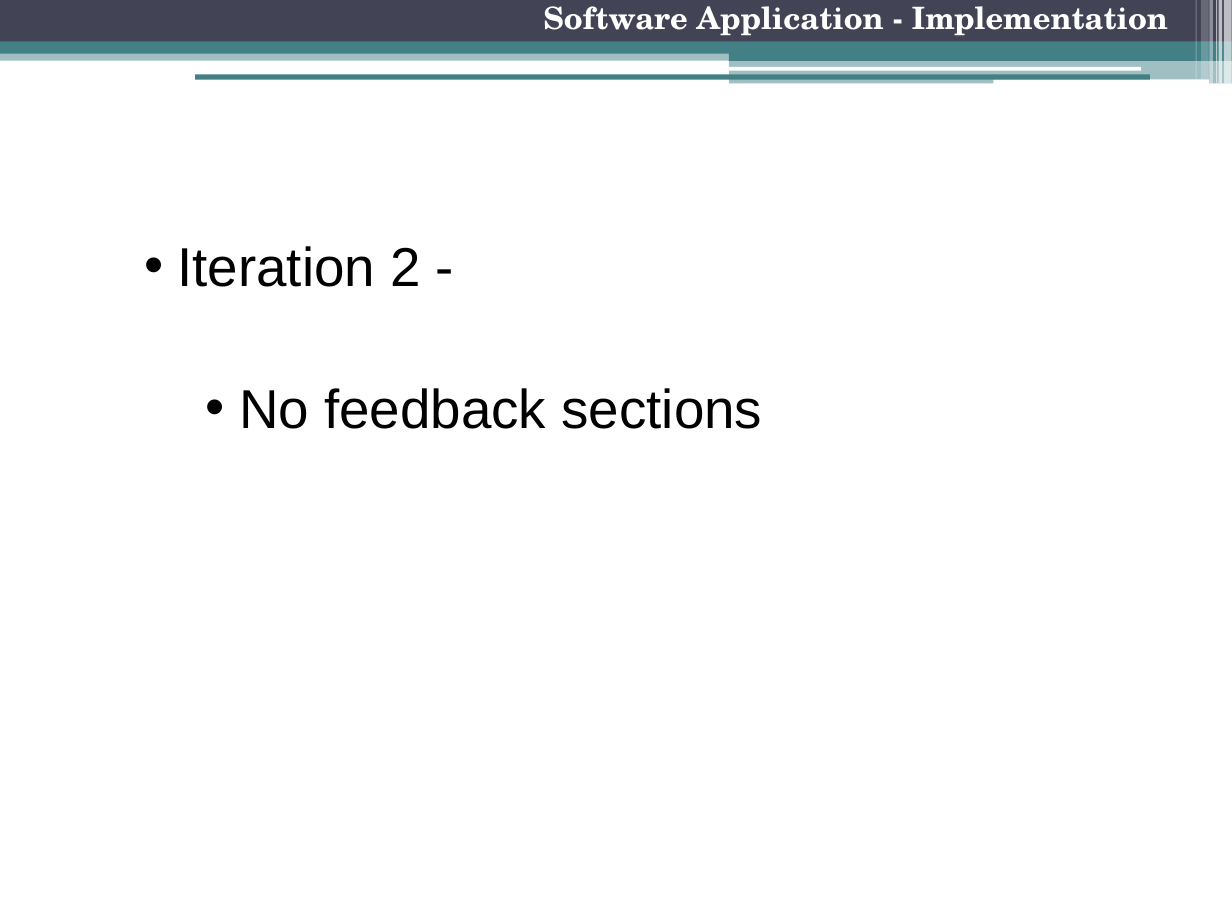
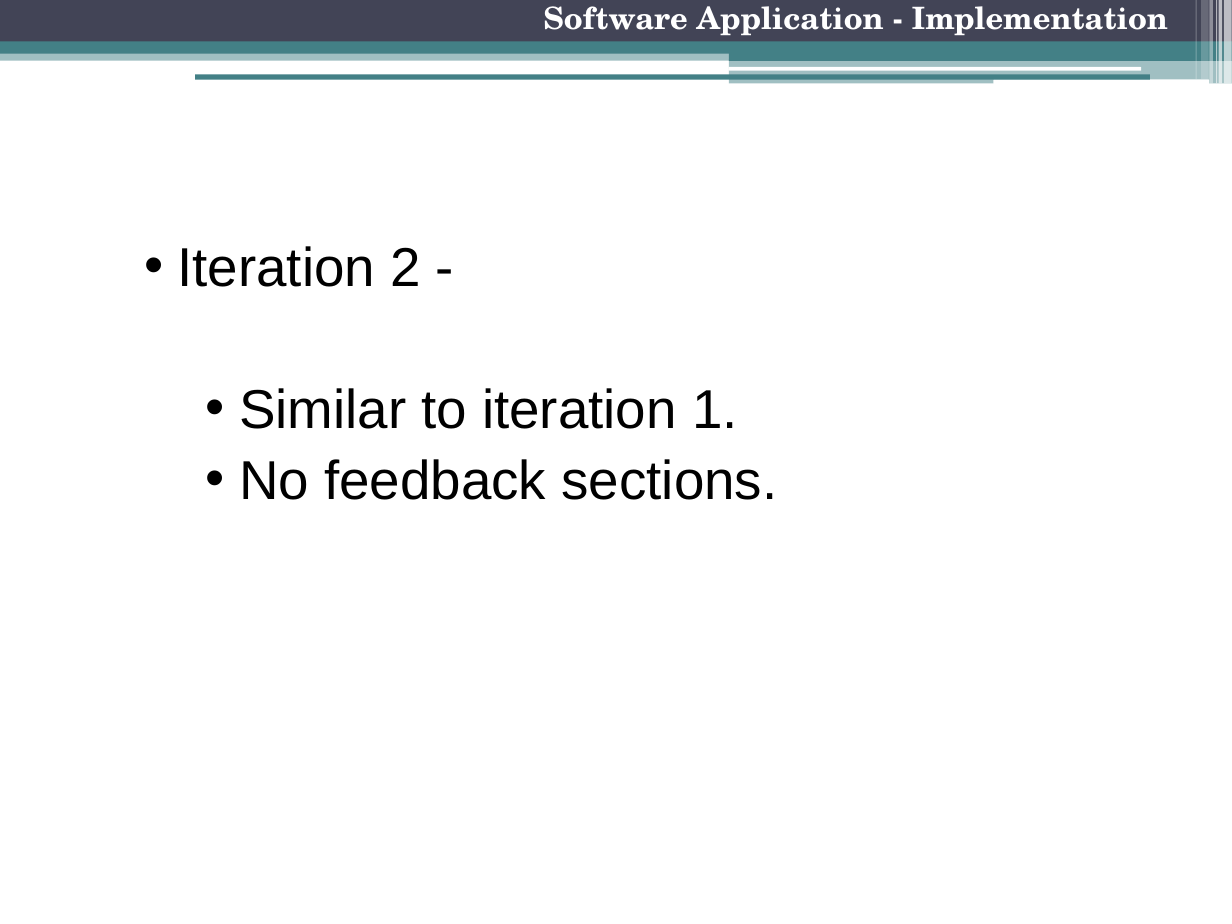
Before and after one commit to freecole/Lab-project, a slide deck: slide 19 of Presentation/3 Nov/Final Presentation.pptx. Drawn at 1232x924 pixels with LibreOffice and Linux fonts; fonts in the diff are those of the drawing. Boxes give left, top, right and bottom in pixels: in the first picture for what was removed or moved away, otherwise in the second. Text is boxed around its words. In the diff, an @@ line names an element or a change of style, - is before the commit and + after.

```diff
--- a/Presentation/3 Nov/Final Presentation.pptx
+++ b/Presentation/3 Nov/Final Presentation.pptx
@@ text at box(239, 388, 778, 500): text changed @@
-    • No feedback sections
+    • Similar to iteration 1.
+    • No feedback sections.
```
Also in this commit, not shown: 9 other slides changed.
